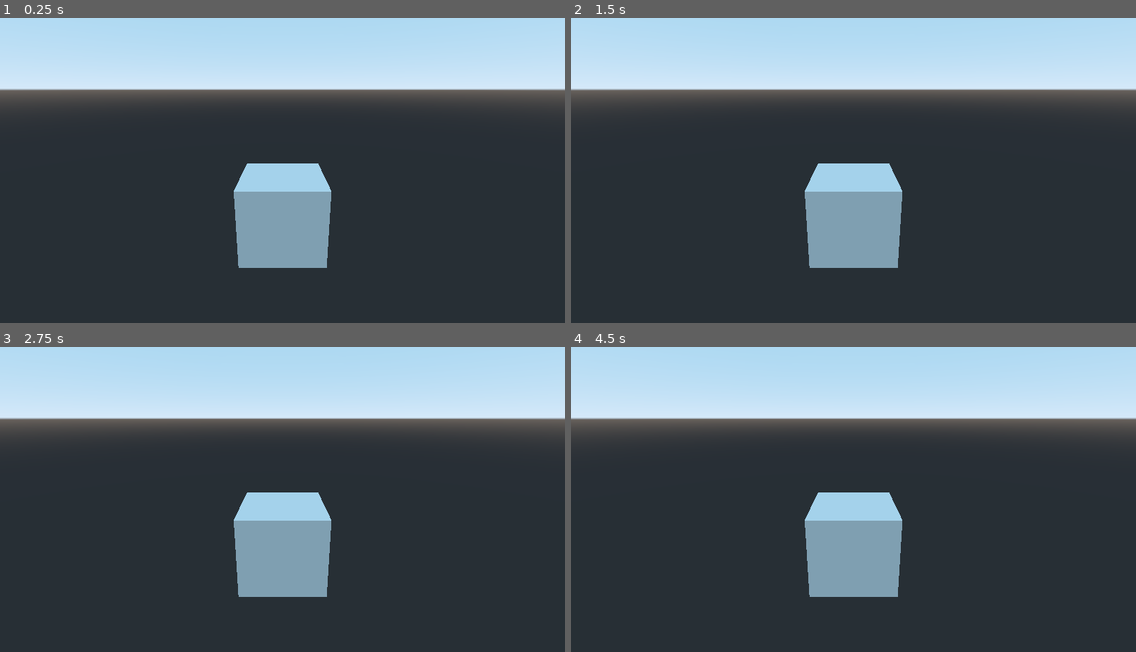
Above: before the commit, frames 1-4 (two rows, left to right).
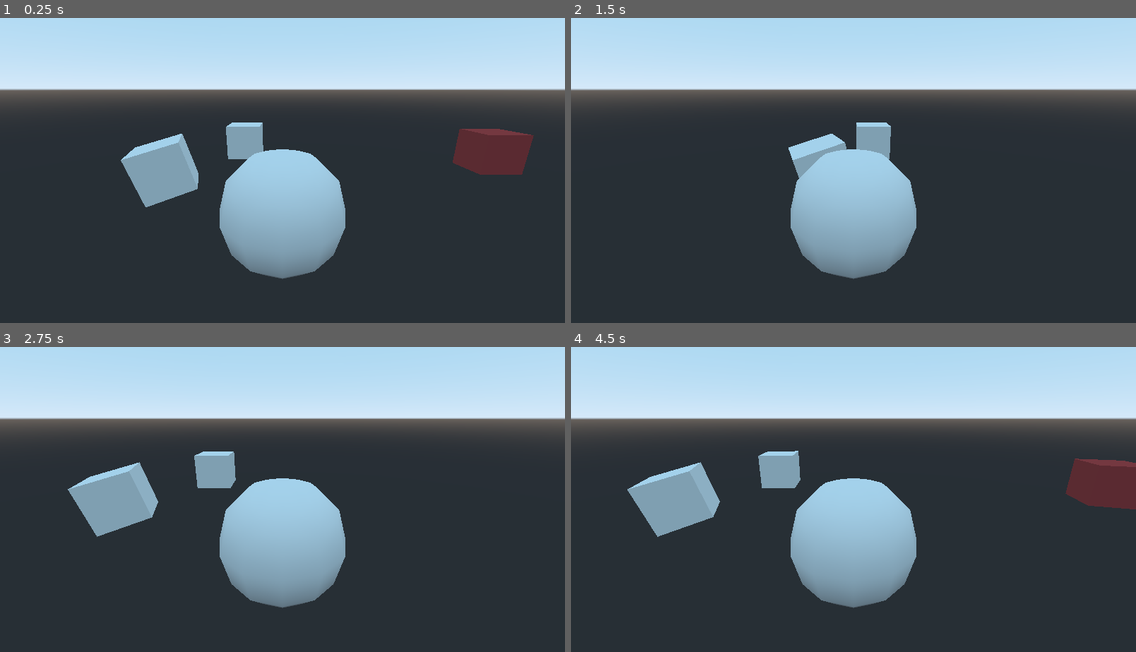
Above: after the commit, the same moments.

Repository: chrisworld/silly_stop
Game: Godot game, scene res://world/world.tscn
Two runs of this game, one before a commit and one after it. Both use one fixed random seed, a clock stepped at 60 frames per second and the inputs below.
Inputs:
- Up to frame 1 (0.25 s): no input
- Up to frame 2 (1.5 s): no input
- Up to frame 3 (2.75 s): no input
- Up to frame 4 (4.5 s): no input

The runs differ from the first frame. In frame 1, 8.5% of the frame differs, in the area x 21-95%, y 34-86%; in frame 2, 5.1%; in frame 3, 7.0%; in frame 4, 8.8%, in the area x 10-100%, y 34-86%.

Commit message:
path collecting

Diff:
--- /dev/null
+++ b/objects/ball.tscn
@@ -0,0 +1,14 @@
+[gd_scene load_steps=2 format=2]
+
+[sub_resource type="SphereShape" id=1]
+radius = 1.68427
+
+[node name="ball" type="Spatial"]
+
+[node name="CSGSphere" type="CSGSphere" parent="."]
+radius = 1.69015
+
+[node name="Area" type="Area" parent="CSGSphere"]
+
+[node name="CollisionShape" type="CollisionShape" parent="CSGSphere/Area"]
+shape = SubResource( 1 )
--- /dev/null
+++ b/objects/box.gd
@@ -0,0 +1,42 @@
+extends Area
+
+
+# Declare member variables here. Examples:
+# var a = 2
+# var b = "text"
+
+export var path_id = 0
+export var speed = 10
+
+var path
+var path_follower
+
+var start_pos
+var start_rot
+
+# Called when the node enters the scene tree for the first time.
+func _ready():
+
+	# path container for all paths
+	$path_container.transform = self.transform
+
+	# get path to follow
+	path = $path_container.get_child(path_id)
+
+	# get the path follower
+	path_follower = path.get_child(0)
+
+	# save starting position
+	start_pos = self.translation
+	start_rot = self.rotation
+
+
+# Called every frame. 'delta' is the elapsed time since the previous frame.
+func _process(delta):
+
+	# update position on path
+	path_follower.set_offset(path_follower.get_offset() + speed * delta)
+
+	# update transform
+	self.translation = start_pos + path_follower.translation
+	self.rotation = start_rot + path_follower.rotation
--- /dev/null
+++ b/objects/box.tscn
@@ -0,0 +1,16 @@
+[gd_scene load_steps=4 format=2]
+
+[ext_resource path="res://paths/path_container.tscn" type="PackedScene" id=1]
+[ext_resource path="res://objects/box.gd" type="Script" id=2]
+
+[sub_resource type="BoxShape" id=1]
+
+[node name="box" type="Area"]
+script = ExtResource( 2 )
+
+[node name="CSGBox" type="CSGBox" parent="."]
+
+[node name="CollisionShape" type="CollisionShape" parent="."]
+shape = SubResource( 1 )
+
+[node name="path_container" parent="." instance=ExtResource( 1 )]
--- /dev/null
+++ b/objects/cube.gd
@@ -0,0 +1,5 @@
+extends Spatial
+
+
+func _on_Area_area_entered(area):
+	print("entered: ", area)
--- a/objects/cube.tscn
+++ b/objects/cube.tscn
@@ -1,7 +1,34 @@
-[gd_scene format=2]
+[gd_scene load_steps=6 format=2]
+
+[ext_resource path="res://objects/cube.gd" type="Script" id=1]
+[ext_resource path="res://objects/path.gd" type="Script" id=2]
+
+[sub_resource type="Curve3D" id=4]
+_data = {
+"points": PoolVector3Array( 0, 0, 0, 0, 0, 0, -0.0186174, 0, 0.0196804, 0, 0, 0, 0, 0, 0, 5.92695, 0, 2.06507, 0, 0, 0, 0, 0, 0, 10.0281, 0, -2.3203, 0, 0, 0, 0, 0, 0, 14.3729, 0, 2.10568, 0, 0, 0, 0, 0, 0, 18.9207, 0, 0.0348094, 0, 0, 0, 0, 0, 0, 24.0707, 0, 1.88865, 0, 0, 0, 0, 0, 0, 28.9559, 0, -2.84627, 0, 0, 0, 0, 0, 0, 33.0145, 0, 0.00971595 ),
+"tilts": PoolRealArray( 0, 0, 0, 0, 0, 0, 0, 0 )
+}
+
+[sub_resource type="BoxShape" id=2]
+
+[sub_resource type="SpatialMaterial" id=3]
+albedo_color = Color( 0.713726, 0.258824, 0.258824, 1 )
 
 [node name="cube" type="Spatial"]
+script = ExtResource( 1 )
 
-[node name="CSGBox" type="CSGBox" parent="."]
-transform = Transform( 1, 0, 0, 0, 1, 0, 0, 0, 1, 0.00227189, 0, 0 )
+[node name="Path" type="Path" parent="."]
+curve = SubResource( 4 )
+script = ExtResource( 2 )
+
+[node name="follow" type="PathFollow" parent="Path"]
+
+[node name="Area" type="Area" parent="Path/follow"]
+
+[node name="CollisionShape" type="CollisionShape" parent="Path/follow/Area"]
+shape = SubResource( 2 )
+
+[node name="CSGBox" type="CSGBox" parent="Path/follow/Area"]
 width = 2.11129
+material = SubResource( 3 )
+[connection signal="area_entered" from="Path/follow/Area" to="." method="_on_Area_area_entered"]
--- /dev/null
+++ b/objects/path.gd
@@ -0,0 +1,10 @@
+extends Path
+
+onready var follow = get_node("follow")
+
+
+# Called every frame. 'delta' is the elapsed time since the previous frame.
+func _process(delta):
+
+	# follow path
+	follow.set_offset(follow.get_offset() + 10 * delta)
--- /dev/null
+++ b/paths/path01.tscn
@@ -0,0 +1,12 @@
+[gd_scene load_steps=2 format=2]
+
+[sub_resource type="Curve3D" id=1]
+_data = {
+"points": PoolVector3Array( 0, 0, 0, 0, 0, 0, -0.00353146, 0, 0.0052971, 0, 0, 0, 0, 0, 0, 1.00645, 0, 0.0052971, 0, 0, 0, 0, 0, 0, 7.23923, 0, 0.00705554, 0, 0, 0, 0, 0, 0, 8.95731, 0, -0.0111968 ),
+"tilts": PoolRealArray( 0, 0, 0, 0 )
+}
+
+[node name="path01" type="Path"]
+curve = SubResource( 1 )
+
+[node name="PathFollow" type="PathFollow" parent="."]
--- /dev/null
+++ b/paths/path02.tscn
@@ -0,0 +1,12 @@
+[gd_scene load_steps=2 format=2]
+
+[sub_resource type="Curve3D" id=1]
+_data = {
+"points": PoolVector3Array( 0, 0, 0, 0, 0, 0, -0.00353146, 0, 0.0052971, 0, 0, 0, 0, 0, 0, 2, 0, -2, 0, 0, 0, 0, 0, 0, 5, 0, 2, 0, 0, 0, 0, 0, 0, 8.95731, 0, -0.0111968 ),
+"tilts": PoolRealArray( 0, 0, 0, 0 )
+}
+
+[node name="path01" type="Path"]
+curve = SubResource( 1 )
+
+[node name="PathFollow" type="PathFollow" parent="."]
--- /dev/null
+++ b/paths/path_container.tscn
@@ -0,0 +1,10 @@
+[gd_scene load_steps=3 format=2]
+
+[ext_resource path="res://paths/path01.tscn" type="PackedScene" id=1]
+[ext_resource path="res://paths/path02.tscn" type="PackedScene" id=2]
+
+[node name="path_container" type="Spatial"]
+
+[node name="path01" parent="." instance=ExtResource( 1 )]
+
+[node name="path02" parent="." instance=ExtResource( 2 )]
--- a/world/world.tscn
+++ b/world/world.tscn
@@ -1,7 +1,9 @@
-[gd_scene load_steps=3 format=2]
+[gd_scene load_steps=5 format=2]
 
 [ext_resource path="res://objects/cube.tscn" type="PackedScene" id=1]
 [ext_resource path="res://world/world.gd" type="Script" id=2]
+[ext_resource path="res://objects/ball.tscn" type="PackedScene" id=3]
+[ext_resource path="res://objects/box.tscn" type="PackedScene" id=4]
 
 [node name="world" type="Spatial"]
 script = ExtResource( 2 )
@@ -10,3 +12,12 @@
 transform = Transform( 1, 0, 0, 0, 0.960459, 0.278421, 0, -0.278421, 0.960459, 0, 3.1133, 5.68967 )
 
 [node name="cube" parent="." instance=ExtResource( 1 )]
+transform = Transform( 1, 0, 0, 0, 1, 0, 0, 0, 1, 8.63368, 0, -7.29621 )
+
+[node name="ball" parent="." instance=ExtResource( 3 )]
+
+[node name="box" parent="." instance=ExtResource( 4 )]
+transform = Transform( 1, 0, 0, 0, 1, 0, 0, 0, 1, -4.83533, 0, -9.17147 )
+
+[node name="box2" parent="." instance=ExtResource( 4 )]
+transform = Transform( 0.917754, -0.238202, 0.317785, 0.251225, 0.967929, 0, -0.307593, 0.0798354, 0.948163, -7.35644, 0, -3.60944 )
